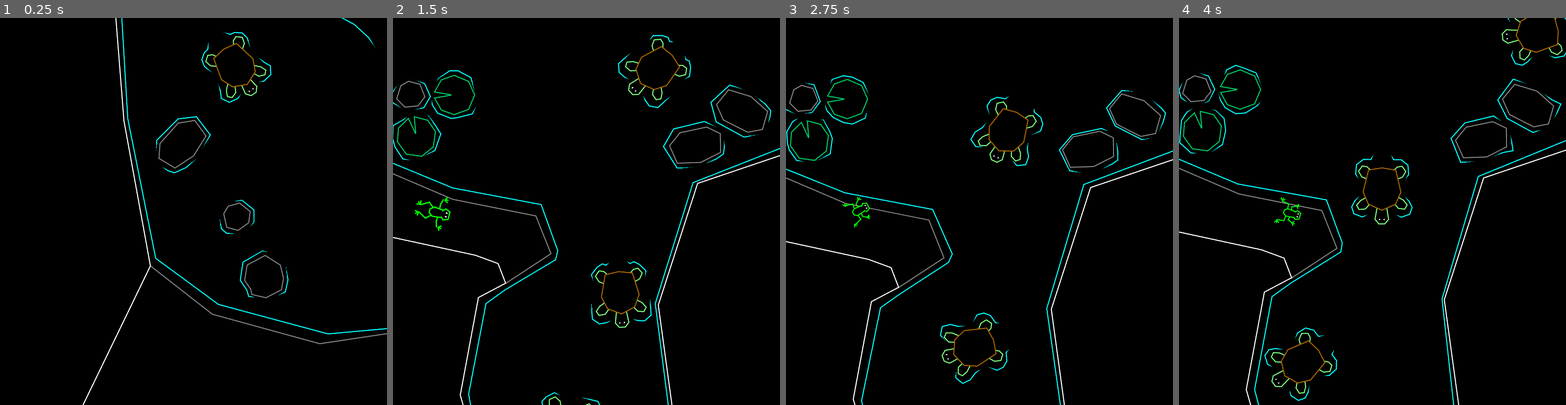
Above: before the commit, frames 1-4 (left to right).
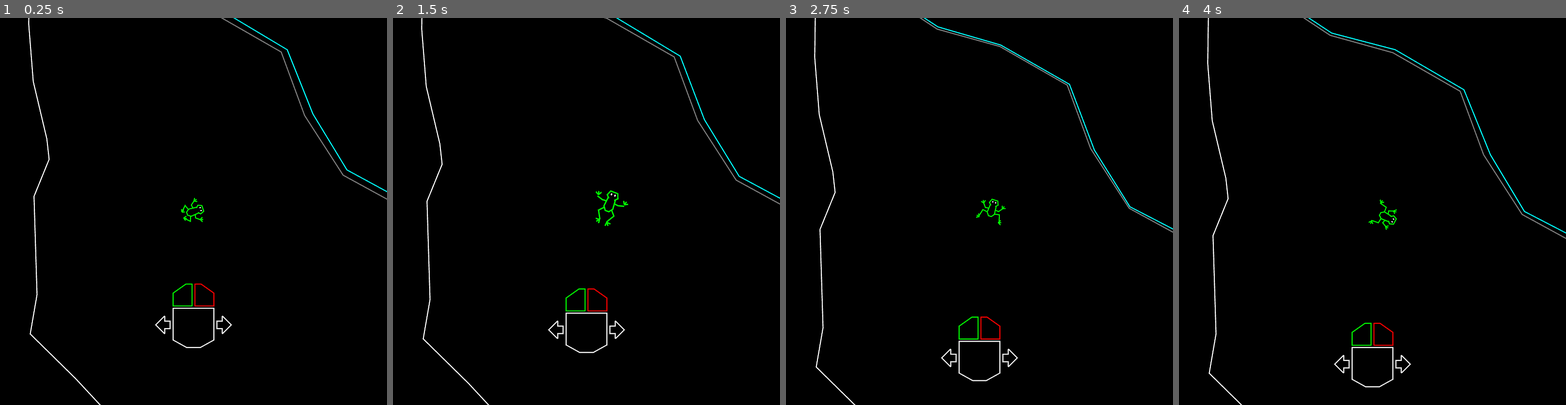
Above: after the commit, the same moments.

Repository: PeteTimesSix/frog-prince
Game: Godot game, scene res://Scenes/Frogger.tscn
The game is run twice, just before and just after one commit, with the same random seed, the same clock (stepped at 60 frames per second) and the same inputs. This scene is started directly instead of the project's main scene. The engine's default icon, where the game draws it, is replaced by a stand-in: a white triangle on a blue panel in a dark square.
Inputs (mouse positions are in pixels of both pictures, inside the frame that each line leads up to):
- Up to frame 1 (0.25 s): no input
- Up to frame 2 (1.5 s): move the mouse to (671, 192) at 0.52 s; hold D (turn_right) 0.53-1.28 s; tap Space (leap) at 0.6, 1.35 s; move the mouse to (509, 230) at 1.27 s; hold A (turn_left) from 1.28 s (still down)
- Up to frame 3 (2.75 s): move the mouse to (1018, 126) at 2.02 s; release A (turn_left) at 2.03 s; hold D (turn_right) from 2.03 s (still down); tap Space (leap) at 2.1 s
- Up to frame 4 (4 s): move the mouse to (1353, 288) at 2.77 s; tap Space (leap) at 2.85, 3.6 s; move the mouse to (1488, 269) at 3.52 s; release D (turn_right) at 3.53 s; hold A (turn_left) from 3.53 s (still down)

The runs differ from the first frame. In frame 1, 3.2% of the frame differs, in the area x 7-100%, y 0-100%; in frame 2, 4.6%; in frame 3, 4.5%; in frame 4, 4.9%, in the area x 0-100%, y 0-100%.

Commit message:
aaargh move to start

Diff:
--- a/Scenes/Frogger.tscn
+++ b/Scenes/Frogger.tscn
@@ -1824,7 +1824,6 @@
 [node name="Actors" type="Node2D" parent="World"]
 
 [node name="PlayerFrog" parent="World/Actors" instance=ExtResource("4_pciln")]
-position = Vector2(-236, -3300)
 
 [node name="CanvasLayer" type="CanvasLayer" parent="."]
 
